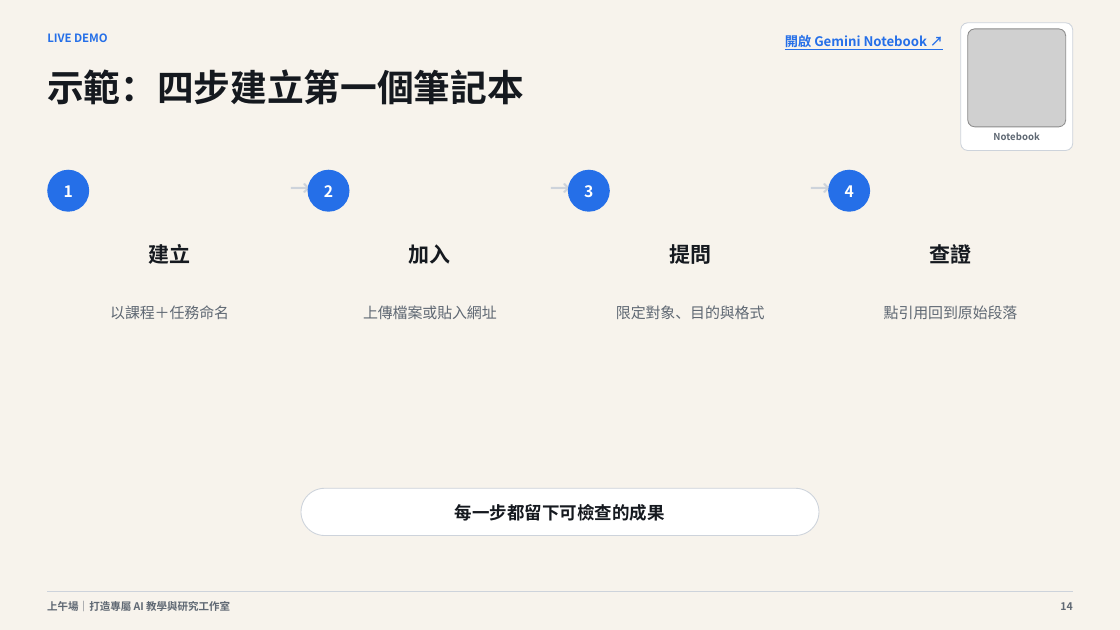
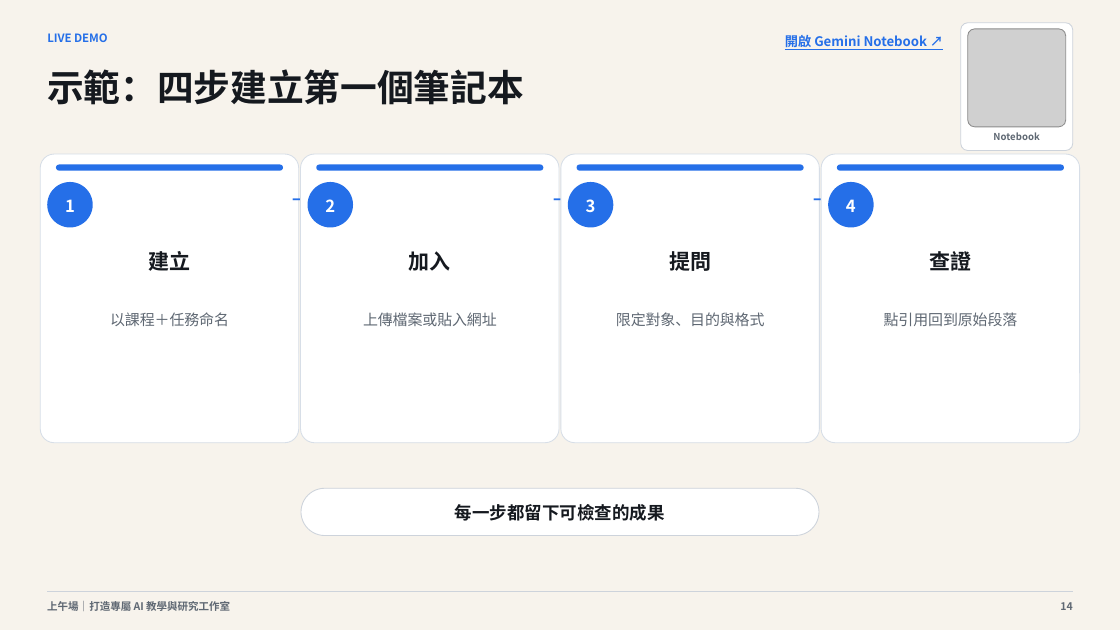
Before and after one commit to cagoooo/ncu-ai-agent-workshop-20260826, a slide deck: slide 14 of 01_簡報/上午場_打造專屬AI教學與研究工作室_20260826.pptx. Drawn at 1120x630 pixels with LibreOffice and Linux fonts; fonts in the diff are those of the drawing; grey boxes stand for pictures. Boxes give left, top, right and bottom in pixels: in the first picture for what was removed or moved away, otherwise in the second. Text is boxed around its words. In the diff, an @@ line names an element or a change of style, - is before the commit and + after.

```diff
--- a/01_簡報/上午場_打造專屬AI教學與研究工作室_20260826.pptx
+++ b/01_簡報/上午場_打造專屬AI教學與研究工作室_20260826.pptx
@@ rounded rectangle added at [40, 154, 299, 443], fill #FFFFFF, outline #D7DEE7 0.75 pt @@
@@ rounded rectangle added at [56, 165, 283, 171], fill #256FE8 @@
@@ rounded rectangle added at [301, 154, 560, 443], fill #FFFFFF, outline #D7DEE7 0.75 pt @@
@@ rounded rectangle added at [317, 165, 544, 171], fill #256FE8 @@
@@ rounded rectangle added at [561, 154, 820, 443], fill #FFFFFF, outline #D7DEE7 0.75 pt @@
@@ rounded rectangle added at [576, 165, 803, 171], fill #256FE8 @@
@@ rounded rectangle added at [822, 154, 1081, 443], fill #FFFFFF, outline #D7DEE7 0.75 pt @@
@@ rounded rectangle added at [837, 165, 1064, 171], fill #256FE8 @@
@@ ellipse "1": place and size @@
-ellipse "1" at [47, 170, 89, 212]
+ellipse "1" at [47, 182, 92, 228]
@@ text "→": place and size @@
-text "→" at [290, 173, 311, 215]
+text "→" at [292, 187, 310, 224]
@@ ellipse "2": place and size @@
-ellipse "2" at [308, 170, 350, 212]
+ellipse "2" at [308, 182, 353, 228]
@@ size 18.1 to 15.1 pt, text colour #CDD3DB to #256FE8 in 3 elements at [813, 187, 831, 224], [292, 187, 310, 224], [553, 187, 571, 224] @@
@@ text "→": place and size @@
-text "→" at [550, 173, 571, 215]
+text "→" at [553, 187, 571, 224]
@@ size 13.5 to 14.2 pt in 4 elements at [828, 182, 874, 228], [47, 182, 92, 228], [308, 182, 353, 228], [568, 182, 613, 228] @@
@@ ellipse "3": place and size @@
-ellipse "3" at [568, 170, 610, 212]
+ellipse "3" at [568, 182, 613, 228]
@@ text "→": place and size @@
-text "→" at [811, 173, 832, 215]
+text "→" at [813, 187, 831, 224]
@@ ellipse "4": place and size @@
-ellipse "4" at [828, 170, 870, 212]
+ellipse "4" at [828, 182, 874, 228]
@@ 4 texts: place and size @@
-4 texts at [149, 241, 971, 267]
+4 texts at [149, 248, 971, 274]
@@ text "以課程＋任務命名": place and size @@
-text "以課程＋任務命名" at [110, 305, 229, 319]
+text "以課程＋任務命名" at [110, 312, 229, 326]
@@ text "上傳檔案或貼入網址": place and size @@
-text "上傳檔案或貼入網址" at [363, 305, 497, 319]
+text "上傳檔案或貼入網址" at [363, 312, 497, 326]
@@ text "限定對象、目的與格式": place and size @@
-text "限定對象、目的與格式" at [616, 305, 765, 319]
+text "限定對象、目的與格式" at [616, 312, 765, 326]
@@ text "點引用回到原始段落": place and size @@
-text "點引用回到原始段落" at [884, 305, 1018, 319]
+text "點引用回到原始段落" at [884, 312, 1018, 326]
```
Also in this commit, not shown: 6 other slides changed, 4 other files.
